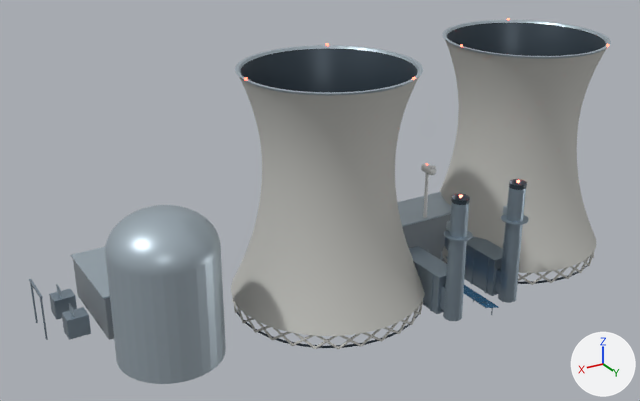
What one commit did to the glTF model public/models/across-infrastructure.glb.
The view is the same before and after, from a 50 mm camera at (76.0, 96.1, 63.5) aimed at (17.6, -1.3, 14.9). The axes (+X, +Y, +Z) are drawn at lower right. The lights are the same throughout. The first picture is the older version. Where no turn or scale is listed for an object, it has been applied to the vertices.

Names of what the first picture shows: 'GAS_PLANT__Brushed structural steel', 'GAS_PLANT__Ceramic metal casing', 'GAS_PLANT__Turbine hall cladding', 'NUCLEAR_PLANT__Brushed structural steel', 'NUCLEAR_PLANT__Ceramic metal casing', 'NUCLEAR_PLANT__Graphite recess', 'NUCLEAR_PLANT__Tower concrete', 'NUCLEAR_PLANT__Turbine hall cladding' and 5 more.
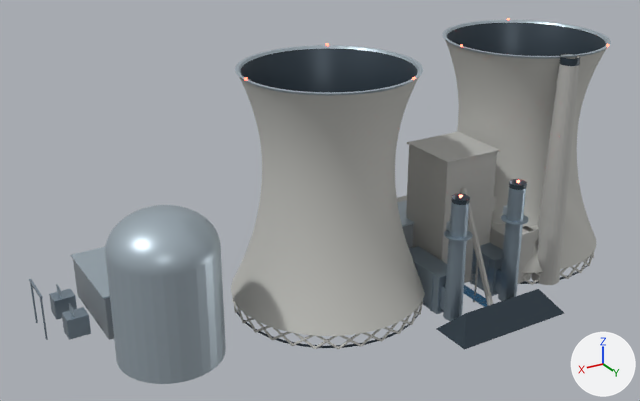
Patch to the scene script:
```diff
--- a/public/models/across-infrastructure.glb.py
+++ b/public/models/across-infrastructure.glb.py
@@ mat_coal_plant_concrete_and_steel @@
+mat_coal_plant_concrete_and_steel = principled_material('Coal plant concrete and steel')
+mat_coal_plant_concrete_and_steel.base_color = (0.5, 0.5, 0.48)  # grey #bcbcb8
+mat_coal_plant_concrete_and_steel.metallic = 0.2
+mat_coal_plant_concrete_and_steel.roughness = 0.7
@@ me_chimney_soot_band @@
+me_chimney_soot_band.from_pydata(...)  # 46 vertices, 48 faces; spans x -15.3..9.0, y 10.7..21.0, z 0.0..34.0
+me_chimney_soot_band.materials.append(mat_graphite_recess)  # dark blue #35424d
@@ me_boiler_house @@
+me_boiler_house.from_pydata(...)  # 740 vertices, 1280 faces; spans x -16.1..16.1, y -8.7..16.3, z 0.0..34.0
+me_boiler_house.materials.append(mat_coal_plant_concrete_and_steel)  # grey #bcbcb8
@@ ob_coal_plant__graphite_recess @@
+ob_coal_plant__graphite_recess = bpy.data.objects.new('COAL_PLANT__Graphite recess', me_chimney_soot_band)
+ob_coal_plant__graphite_recess.location = (0.0, 0.0, 0.0)
@@ ob_coal_plant__coal_plant_concrete_and_steel @@
+ob_coal_plant__coal_plant_concrete_and_steel = bpy.data.objects.new('COAL_PLANT__Coal plant concrete and steel', me_boiler_house)
+ob_coal_plant__coal_plant_concrete_and_steel.location = (0.0, 0.0, 0.0)
```

Where the change shows, as pixel boxes [x1, y1, x2, y2] in the pictures (640 x 401 px):
'COAL_PLANT__Coal plant concrete and steel', added: after [397, 54, 580, 306]
'COAL_PLANT__Graphite recess', added: after [437, 54, 580, 350]
'GAS_PLANT__Turbine hall cladding', unchanged, covered by the edit: before [402, 214, 451, 263]; after [402, 224, 413, 248]
'GAS_PLANT__Ceramic metal casing', unchanged, covered by the edit: before [397, 192, 507, 231]; after [397, 200, 507, 231]
